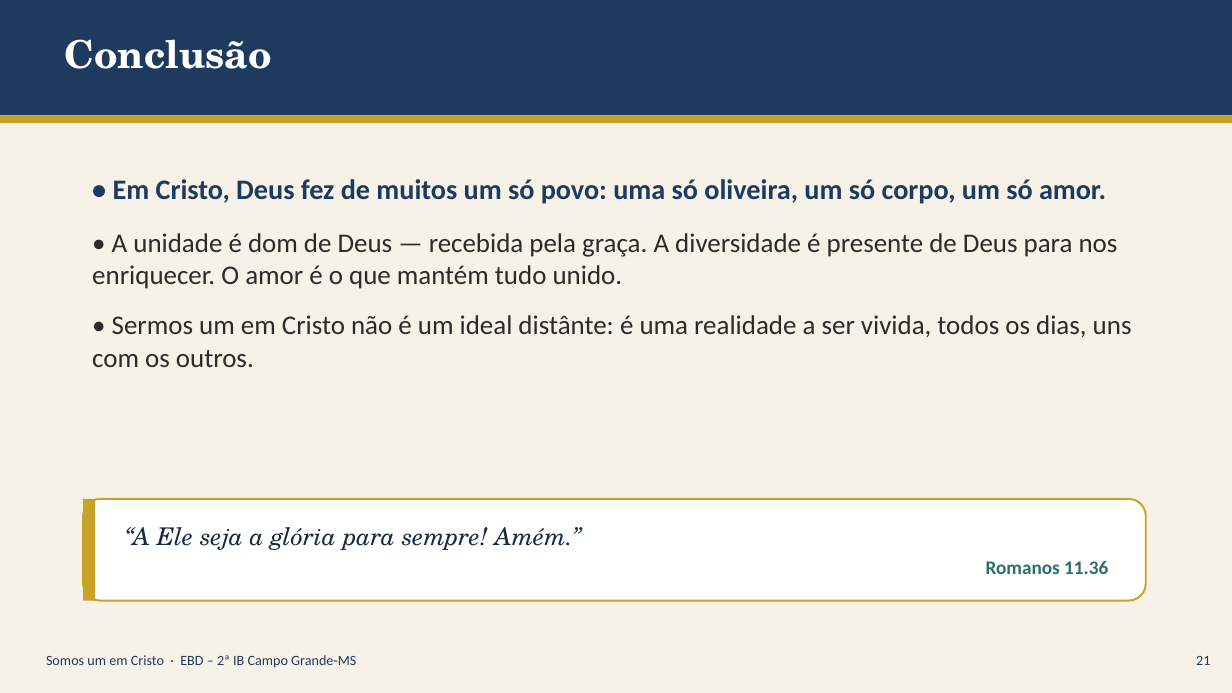
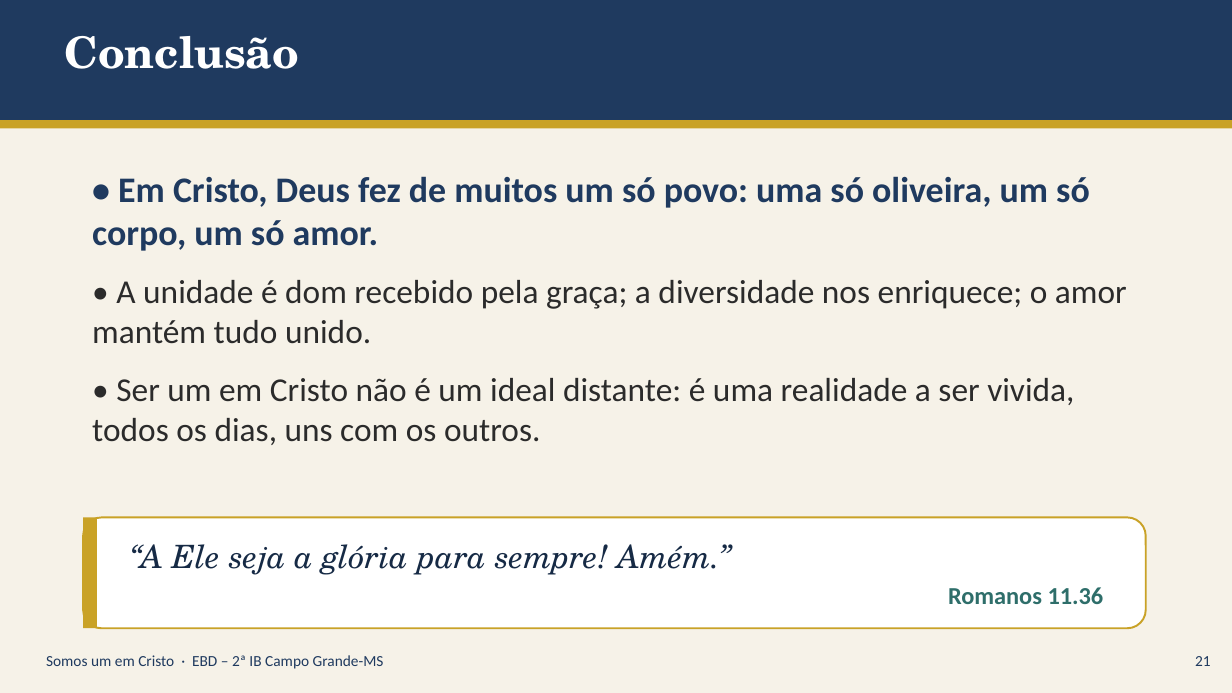
Before and after one commit to aluizio-netizen/campaign-3, a slide deck: slide 21 of aula-somos-um-em-cristo/Somos_um_em_Cristo_apresentacao.pptx. Drawn at 1232x693 pixels with LibreOffice and Linux fonts; fonts in the diff are those of the drawing. Boxes give left, top, right and bottom in pixels: in the first picture for what was removed or moved away, otherwise in the second. Text is boxed around its words. In the diff, an @@ line names an element or a change of style, - is before the commit and + after.

```diff
--- a/aula-somos-um-em-cristo/Somos_um_em_Cristo_apresentacao.pptx
+++ b/aula-somos-um-em-cristo/Somos_um_em_Cristo_apresentacao.pptx
@@ rectangle resized from (x1=0, y1=0, x2=1232, y2=116) to (x1=0, y1=0, x2=1232, y2=120) @@
@@ text "Conclusão" at (x1=64, y1=36, x2=299, y2=69): size 30 to 34 pt @@
@@ rectangle moved from (x1=0, y1=116, x2=1232, y2=123) to (x1=0, y1=120, x2=1232, y2=128) @@
@@ text at (x1=92, y1=176, x2=1090, y2=251): size 22 to 28 pt in "• Em Cristo, Deus fez de muitos ..."; less space between paragraphs @@
@@ text at (x1=92, y1=280, x2=1127, y2=445): text changed; size 21 to 26 pt @@
-• A unidade é dom de Deus — recebida pela graça. A diversidade é presente de Deus para nos enriquecer. O amor é o que mantém tudo unido.
-• Sermos um em Cristo não é um ideal distânte: é uma realidade a ser vivida, todos os dias, uns com os outros.
+• A unidade é dom recebido pela graça; a diversidade nos enriquece; o amor mantém tudo unido.
+• Ser um em Cristo não é um ideal distante: é uma realidade a ser vivida, todos os dias, uns com os outros.
@@ rounded rectangle "“A Ele seja a glória ..." resized from (x1=83, y1=499, x2=1146, y2=601) to (x1=83, y1=518, x2=1146, y2=628) @@
@@ rounded rectangle "“A Ele seja a glória ..." at (x1=83, y1=518, x2=1146, y2=628): size 19 to 25 pt in "“A Ele seja a glória para sempre! ..."; size 15 to 19 pt in "Romanos 11.36" @@
@@ rectangle resized from (x1=83, y1=499, x2=95, y2=601) to (x1=83, y1=518, x2=97, y2=628) @@
@@ text "Somos um em Cristo · ..." at (x1=46, y1=655, x2=384, y2=669): size 11 to 12 pt @@
```
Also in this commit, not shown: 21 other slides changed, 1 other file.
